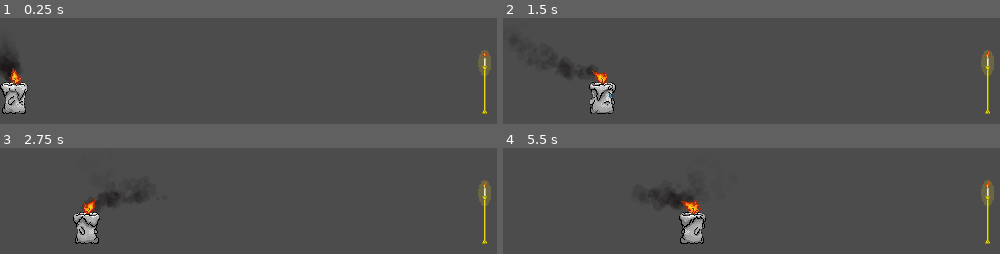
Above: before the commit, frames 1-4 (two rows, left to right).
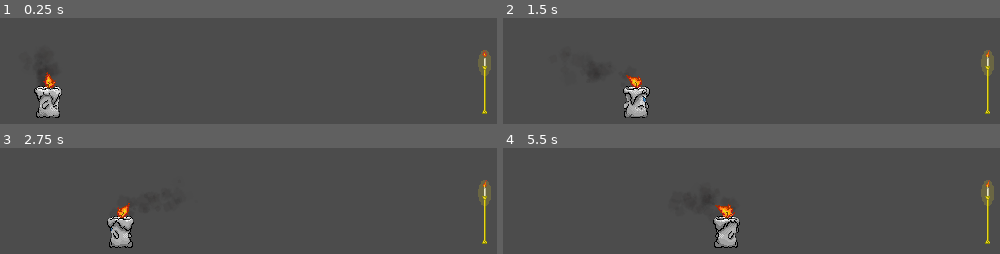
Above: after the commit, the same moments.

Repository: RoySS248/Project_flambo
Game: Godot game, scene res://Scenes/Levels/TestRoom/TestRoom.tscn
The game is run twice, just before and just after one commit, with the same random seed, the same clock (stepped at 60 frames per second) and the same inputs.
Inputs:
- Up to frame 1 (0.25 s): no input
- Up to frame 2 (1.5 s): hold Right (M_right) from 0.53 s (still down)
- Up to frame 3 (2.75 s): release Right (M_right) at 2.03 s; hold Left (M_left) from 2.03 s (still down)
- Up to frame 4 (5.5 s): release Left (M_left) at 2.78 s; hold Right (M_right) 2.78-4.28 s; hold Left (M_left) 4.28-5.03 s; hold Right (M_right) from 5.03 s (still down)

The runs differ from the first frame. In frame 1, 3.6% of the frame differs, in the area x 0-13%, y 32-95%; in frame 2, 3.3%; in frame 3, 3.5%; in frame 4, 3.8%, in the area x 29-48%, y 39-95%.

Commit message:
humito

Diff:
--- a/Characters/Player/Assets/Particles/Smoke.tscn
+++ b/Characters/Player/Assets/Particles/Smoke.tscn
@@ -3,18 +3,19 @@
 [ext_resource path="res://Characters/Player/Assets/Particles/blackSmoke01.png" type="Texture" id=1]
 
 [sub_resource type="Gradient" id=1]
-offsets = PoolRealArray( 0.178947, 0.405263, 0.815789 )
-colors = PoolColorArray( 0.25, 0.249893, 0.249023, 1, 0.171875, 0.169778, 0.152405, 0.611765, 0, 0, 0, 0.145098 )
+offsets = PoolRealArray( 0.463576, 0.815789, 0.821192 )
+colors = PoolColorArray( 0.25, 0.249893, 0.249023, 1, 0, 0, 0, 0.145098, 0.171875, 0.169778, 0.152405, 0.611765 )
 
 [node name="Smoke" type="CPUParticles2D"]
 modulate = Color( 1, 1, 1, 0.235294 )
-amount = 45
-lifetime = 1.3
+position = Vector2( 1.68369, -11.7859 )
+amount = 30
+lifetime = 0.5
 preprocess = 3.0
 local_coords = false
 texture = ExtResource( 1 )
 emission_shape = 1
-emission_sphere_radius = 5.0
+emission_sphere_radius = 10.0
 direction = Vector2( -1, -1 )
 gravity = Vector2( 0, -20 )
 initial_velocity = 20.0
--- a/Characters/Player/Player.tscn
+++ b/Characters/Player/Player.tscn
@@ -18,9 +18,11 @@
 }
 
 [node name="Position2D" type="Position2D" parent="."]
+modulate = Color( 1, 1, 1, 0.372549 )
 
 [node name="Smoke" parent="Position2D" instance=ExtResource( 7 )]
 position = Vector2( -1.6856, -22.2179 )
+lifetime = 0.8
 linear_accel = 15.0
 tangential_accel = 8.0
 hue_variation = 0.05
--- a/Scenes/Levels/TestRoom/TestRoom.tscn
+++ b/Scenes/Levels/TestRoom/TestRoom.tscn
@@ -13,7 +13,7 @@
 position = Vector2( 5.88626, 0 )
 
 [node name="Floor" type="CollisionShape2D" parent="."]
-position = Vector2( 256, 273 )
+position = Vector2( 256, 277.365 )
 shape = SubResource( 1 )
 
 [node name="Wall" type="CollisionShape2D" parent="."]
@@ -25,7 +25,7 @@
 shape = SubResource( 2 )
 
 [node name="Player" parent="." instance=ExtResource( 2 )]
-position = Vector2( 7.7437, 240.2 )
+position = Vector2( 41.476, 240.2 )
 
 [node name="Candle" parent="." instance=ExtResource( 1 )]
 position = Vector2( 478.258, 225.743 )
